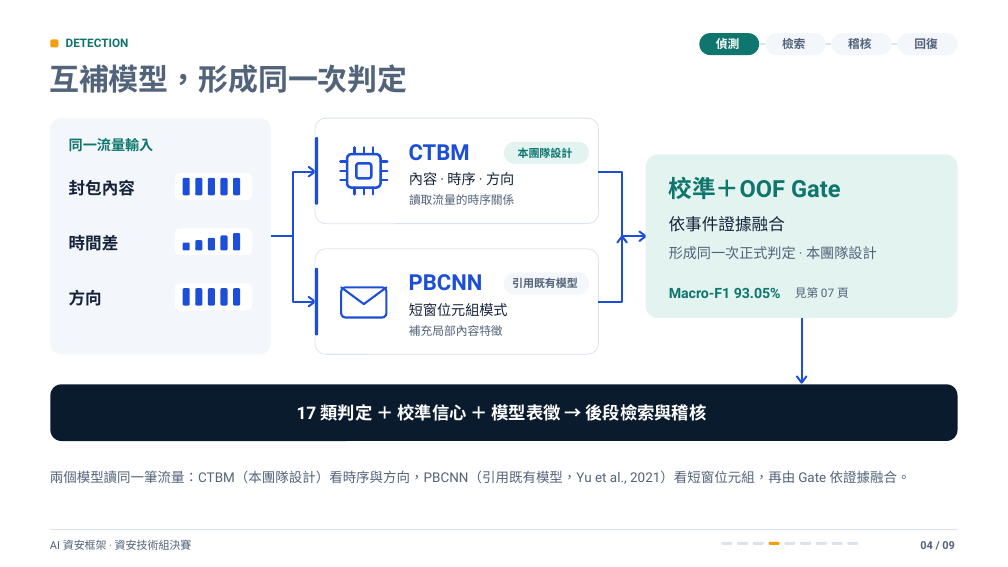
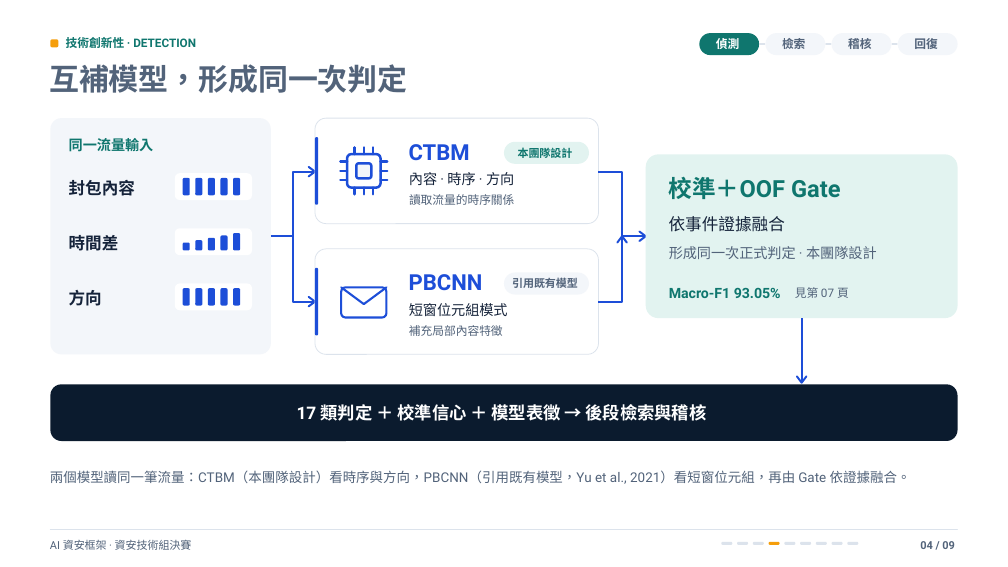
Before and after one commit to Lily09-project/innoserve-competition, a slide deck: slide 4 of deliverables/決賽簡報_AI資安框架.pptx. Drawn at 1008x567 pixels with LibreOffice and Linux fonts; fonts in the diff are those of the drawing. Boxes give left, top, right and bottom in pixels: in the first picture for what was removed or moved away, otherwise in the second. Text is boxed around its words. In the diff, an @@ line names an element or a change of style, - is before the commit and + after.

```diff
--- a/deliverables/決賽簡報_AI資安框架.pptx
+++ b/deliverables/決賽簡報_AI資安框架.pptx
@@ text at <box>66,37,196,48</box>: text changed @@
-DETECTION
+技術創新性 · DETECTION
```
Also in this commit, not shown: 5 other slides changed, 34 other files.
